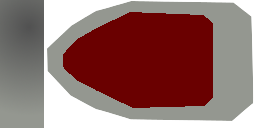
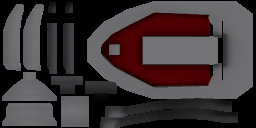
Layer changes from the first 256×128 image to the second:
added layer "AO" (multiply) above "Texture" over [0, 0, 256, 128]
painted on "Texture" over [0, 0, 256, 128]
